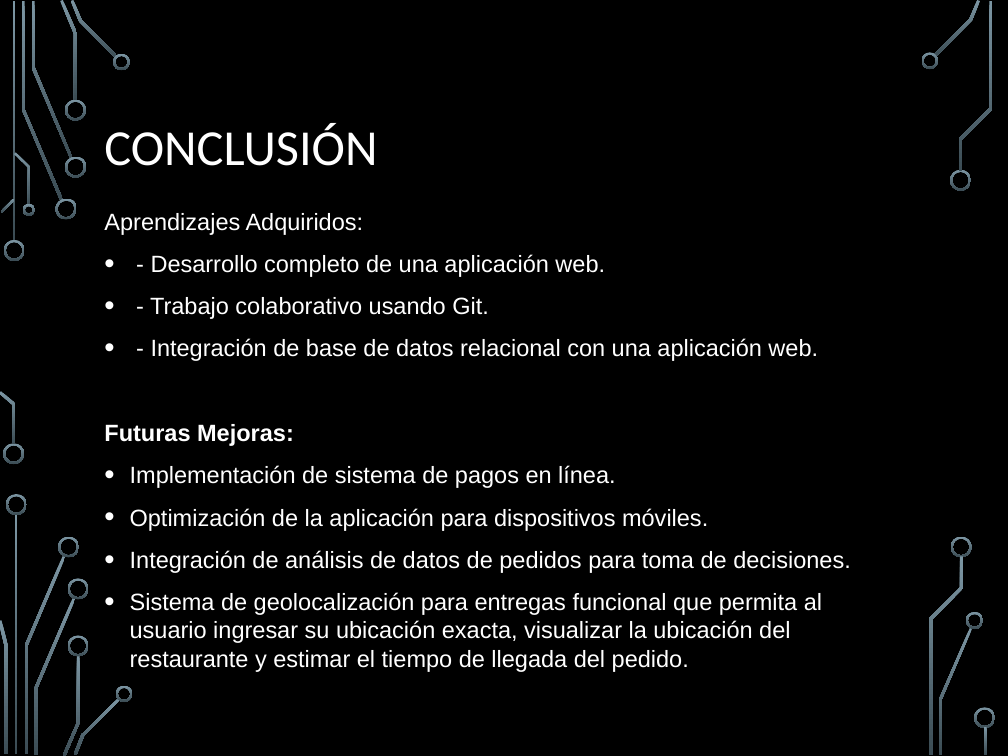
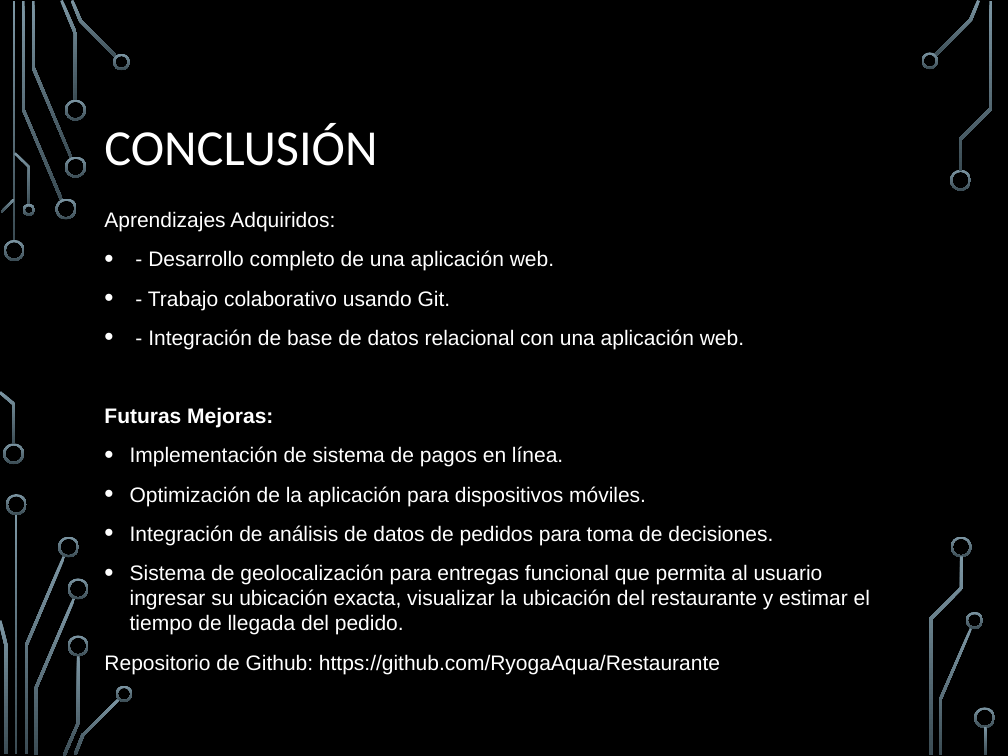
Before and after one commit to RyogaAqua/Restaurante, a slide deck: slide 10 of Presentacion_Burger_Rush_Final (1).pptx. Drawn at 1008x756 pixels with LibreOffice and Linux fonts; fonts in the diff are those of the drawing; background and template pictures are left out. Boxes give left, top, right and bottom in pixels: in the first picture for what was removed or moved away, otherwise in the second. Text is boxed around its words. In the diff, an @@ line names an element or a change of style, - is before the commit and + after.

Commit message:
Agregue el repositorio en la presentacion

```diff
--- a/Presentacion_Burger_Rush_Final (1).pptx
+++ b/Presentacion_Burger_Rush_Final (1).pptx
@@ text at box(104, 211, 870, 635): size 16.8 to 15 pt in "Aprendizajes Adquiridos:", "- Desarrollo completo de una aplicación web.", "- Trabajo colaborativo usando Git.", "- Integración de base de datos relacional ..." and 5 more places @@
@@ text at box(104, 654, 720, 674): paragraph added @@
+Repositorio de Github: https://github.com/RyogaAqua/Restaurante
```
